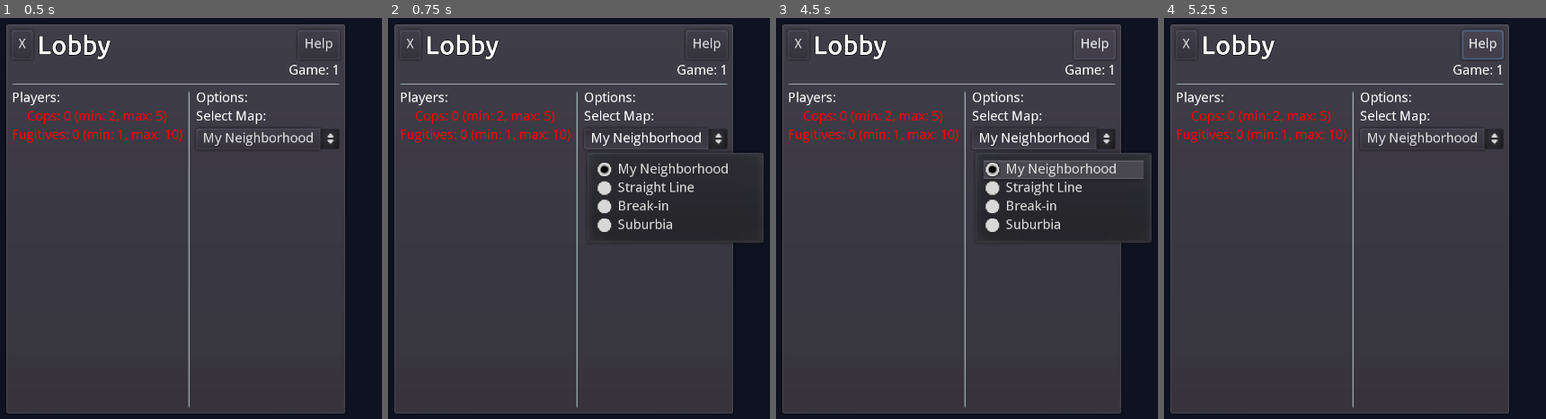
Above: before the commit, frames 1-4 (left to right).
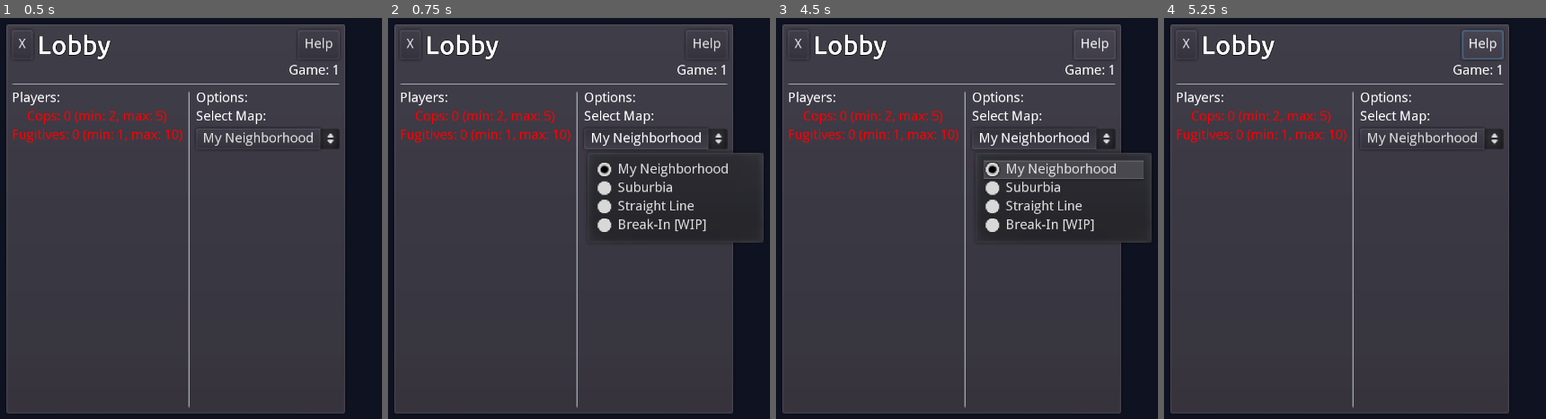
Above: after the commit, the same moments.

Repository: FugitiveTheGame/Fugitive
Game: Godot game, scene res://screens/lobby/Lobby.tscn
Two runs of this game, one before a commit and one after it. Both use one fixed random seed, a clock stepped at 60 frames per second and the inputs below. This scene is started directly instead of the project's main scene.
Inputs:
- Up to frame 1 (0.5 s): no input
- Up to frame 2 (0.75 s): click "My Neighborhood" at 0.5 s
- Up to frame 3 (4.5 s): click "X" at 1.25 s; click "Help" at 2 s; tap Enter at 2.75 s; hold Right (ui_right) 2.78-3.53 s; hold H (car_horn) 2.78-3.53 s; hold Down (ui_down) 3.53-4.28 s; tap L (lock_car) at 3.6 s; tap Space at 4.25 s; hold Right (ui_right) from 4.28 s (still down); hold Shift (sprint) from 4.28 s (still down)
- Up to frame 4 (5.25 s): tap Enter at 5 s; release Right (ui_right) at 5.03 s; release Shift (sprint) at 5.03 s; hold Up (ui_up) from 5.03 s (still down); tap E (use) at 5.1 s

Frame 1 is identical in both runs. In frame 2, 0.8% of the frame differs, in the area x 60-84%, y 40-54%; in frame 3, 0.8%; in frame 4, nothing differs.

Commit message:
Added map descriptions to the Lobby

Diff:
--- a/screens/lobby/Lobby.gd
+++ b/screens/lobby/Lobby.gd
@@ -23,10 +23,37 @@
 const MIN_HIDERS = 1
 """
 
+var maps = {}
+
 func _ready():
 	randomize()
 	# Maps pause the game when they end, we need to re-enable them
 	get_tree().paused = false
+
+	maps[0] = {
+		path = 'res://maps/map_01/Map_01.tscn',
+		name = 'My Neighborhood',
+		size = 'Medium',
+		description = 'Well balanced'
+	}
+	maps[1] = {
+		path = 'res://maps/map_03/Map_03.tscn',
+		name = 'Saburbia',
+		size = 'Large',
+		description = 'Long game for a lot of players'
+	}
+	maps[2] = {
+		path = 'res://maps/map_02/Map_02.tscn',
+		name = 'Straight Line',
+		size = 'Medium',
+		description = 'Short and chaotic'
+	}
+	maps[3] = {
+		path = 'res://maps/map_breakin/Map_breakin.tscn',
+		name = 'Break-In',
+		size = 'Large',
+		description = "Try to get to the center.\n\nUNFINISHED"
+	}
 
 	players_initialize(Network.players)
 	Network.connect("player_updated", self, "player_updated")
@@ -206,17 +233,7 @@
 		return true
 
 func getSelectedMap() -> String:
-	match mapSelectButton.get_selected_id():
-		0:
-			return 'res://maps/map_01/Map_01.tscn'
-		1:
-			return 'res://maps/map_02/Map_02.tscn'
-		2:
-			return 'res://maps/map_03/Map_03.tscn'
-		25:
-			return 'res://maps/map_breakin/Map_breakin.tscn'
-		_:
-			return 'ERROR'
+	return maps[mapSelectButton.get_selected_id()].path
 
 func _on_StartGameButton_pressed():
 	# Only the host can start the game
@@ -307,8 +324,10 @@
 func _on_MapSelectButton_item_selected(id):
 	rpc('update_map_selection', id)
 
-remote func update_map_selection(id):
+remotesync func update_map_selection(id):
 	mapSelectButton.selected = id
+	var map = maps[id]
+	$MainPanel/OuterContainer/CenterContainer/OptionsContainer/MapInfoLabel.bbcode_text = '[u]Size:[/u] ' + map.size + "\n\n" + map.description
 
 func fetch_external_ip():
 	$HTTPRequest.request("https://api.ipify.org/?format=json")
--- a/screens/lobby/Lobby.tscn
+++ b/screens/lobby/Lobby.tscn
@@ -17,9 +17,9 @@
 
 [node name="MainPanel" type="PanelContainer" parent="."]
 margin_left = 297.0
-margin_top = 9.0
+margin_top = 10.0
 margin_right = 982.0
-margin_bottom = 709.0
+margin_bottom = 710.0
 rect_min_size = Vector2( 512, 700 )
 
 [node name="OuterContainer" type="VBoxContainer" parent="MainPanel"]
@@ -145,8 +145,15 @@
 margin_right = 279.0
 margin_bottom = 103.0
 text = "My Neighborhood"
-items = [ "My Neighborhood", null, false, 0, null, "Straight Line", null, false, 1, null, "Break-in", null, false, 25, null, "Suburbia", null, false, 2, null ]
+items = [ "My Neighborhood", null, false, 0, null, "Suburbia", null, false, 1, null, "Straight Line", null, false, 2, null, "Break-In [WIP]", null, false, 3, null ]
 selected = 0
+
+[node name="MapInfoLabel" type="RichTextLabel" parent="MainPanel/OuterContainer/CenterContainer/OptionsContainer"]
+margin_top = 111.0
+margin_right = 279.0
+margin_bottom = 452.0
+size_flags_vertical = 3
+bbcode_enabled = true
 
 [node name="WinnerLabel" type="Label" parent="MainPanel/OuterContainer"]
 margin_top = 569.0
